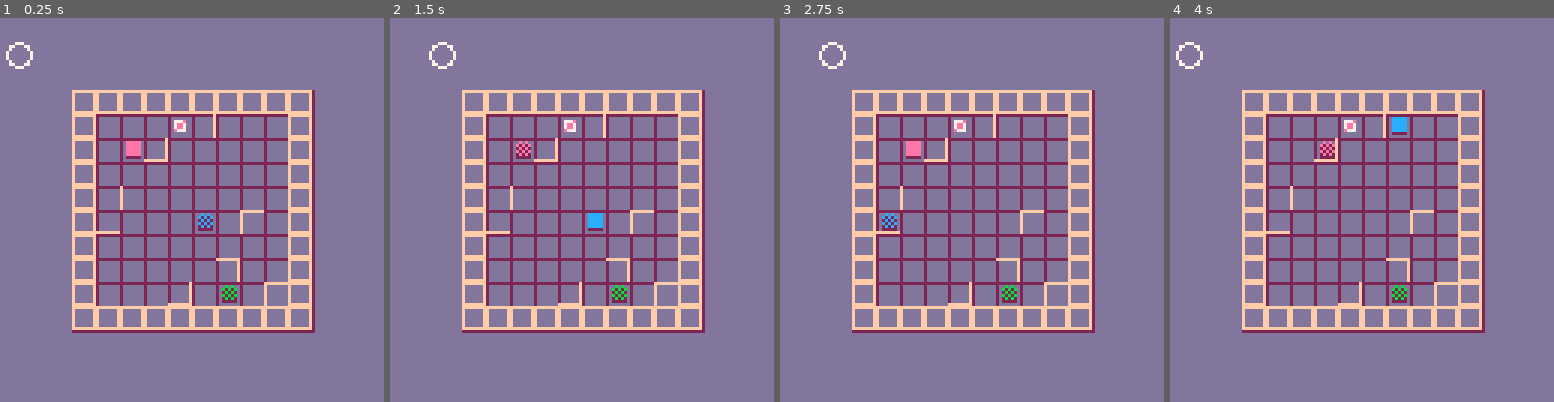
Above: before the commit, frames 1-4 (left to right).
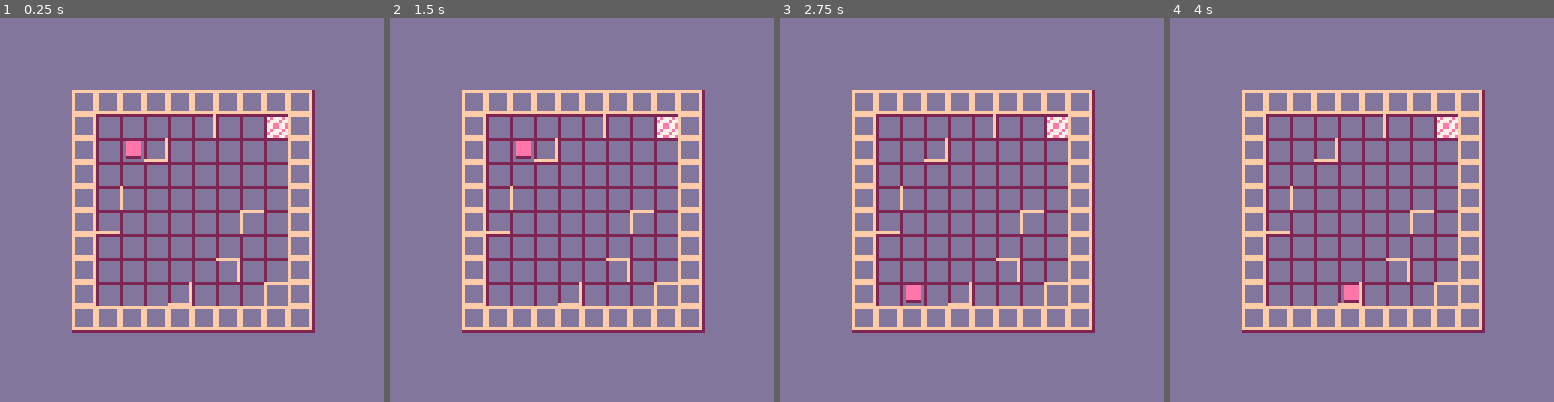
Above: after the commit, the same moments.

Repository: danslocombe/ld45
Game: PICO-8 cartridge robots.p8
The game is run twice, just before and just after one commit, with the same random seed, the same clock (stepped at 60 frames per second) and the same inputs.
Inputs:
- Up to frame 1 (0.25 s): no input
- Up to frame 2 (1.5 s): tap O (Z key) at 0.33, 0.7, 1.43 s; tap X (X key) at 1.07 s
- Up to frame 3 (2.75 s): hold Left 1.97-2.37 s; tap X (X key) at 2.07, 2.4, 2.73 s; tap O (Z key) at 2.22 s; hold Down from 2.42 s (still down)
- Up to frame 4 (4 s): release Down at 2.82 s; hold Right 2.87-3.53 s; tap X (X key) at 3.07, 3.4, 3.73 s; tap O (Z key) at 3.1, 3.98 s; hold Up from 3.58 s (still down)

The runs differ from the first frame. In frame 1, 0.9% of the frame differs, in the area x 1-75%, y 6-75%; in frame 2, 1.0%; in frame 3, 1.2%, in the area x 10-75%, y 6-75%; in frame 4, 1.2%.

Commit message:
Levelling

Diff:
--- a/robots.p8
+++ b/robots.p8
@@ -1,6 +1,16 @@
 pico-8 cartridge // http://www.pico-8.com
 version 16
 __lua__
+
+-- an adaptation of the amazing ricochet robots
+
+debug = true
+
+function print_debug(s)
+  if debug then
+    printh(s)
+  end
+end
 
 none=0
 left=1
@@ -8,12 +18,33 @@
 up=3
 down=4
 
-flags_border_none   = 0
+flags_border_none   = 0x00
 flags_border_left   = 0x01
 flags_border_right  = 0x02
 flags_border_top    = 0x04
 flags_border_bottom = 0x08
 flags_border_all = bor(flags_border_left, bor(flags_border_right, bor(flags_border_top, flags_border_bottom)))
+
+unlock_robot = 0
+unlock_tile = 1
+
+robot_cols = {
+  14,
+  12,
+  11,
+}
+
+unlock_pattern = {
+  unlock_robot,
+  unlock_tile,
+  unlock_robot,
+  unlock_tile,
+  unlock_tile,
+  unlock_robot,
+  unlock_tile,
+  unlock_tile,
+  unlock_robot,
+}
 
 -- tile chars:
 -- l / r / t / b for single
@@ -33,10 +64,31 @@
 ]],
 }
 
+function reset()
+  print_debug("resetting..")
+  grid = {}
+  drawables = {}
+  cur_state = {
+    t = 0,
+    robots = {
+      create_robot(2, 2, 1, 14),
+      --create_robot(5, 5, 2, 12),
+      --create_robot(6, 8, 3, 11),
+    },
+  }
+
+  history = {}
+
+  target_x = 1
+  target_y = 1
+  target_id = 1
+  level = 0
+end
+
 function _init()
   reset()
   load_tile(0, 0, tiles[1])
-  local target_robot = 1 + flr(rnd(3))
+  local target_robot = 1 -- + flr(rnd(3))
   generate_target(target_robot)
 
   t = 0
@@ -45,8 +97,10 @@
 
 function _update60()
   --if t % 4 == 0 then
-    --printh(stat(7))
+    --print_debug(stat(7))
   --end
+
+  t += 1
 
   local ndir = none
   if btnp(0) then
@@ -58,34 +112,50 @@
   elseif btnp(3) then
     ndir = down
   elseif btnp(4) then
-    selected_robot_id = 1 + ((selected_robot_id - 2) % #cur_state.robots)
-    printh("selecting " .. selected_robot_id)
+    --selected_robot_id = 1 + ((selected_robot_id - 2) % #cur_state.robots)
+    --print_debug("selecting " .. selected_robot_id)
+    if #history > 0 then
+      cur_state = history[#history]
+      del(history, cur_state)
+    end
   elseif btnp(5) then
     selected_robot_id = 1 + ((selected_robot_id) % #cur_state.robots)
-    printh("selecting " .. selected_robot_id)
+    print_debug("selecting " .. selected_robot_id)
   end
 
   if ndir != none then
+
+    local old_state = cur_state
     cur_state = move_robot(ndir, selected_robot_id, cur_state)
-  end
-end
-
-function reset()
-  printh("resetting..")
-  grid = {}
-  drawables = {}
-  cur_state = {
-    t = 0,
-    robots = {
-      create_robot(2, 2, 1, 14),
-      create_robot(5, 5, 2, 12),
-      create_robot(6, 8, 3, 11),
-    },
-  }
-
-  target_x = 1
-  target_y = 1
-  target_id = 1
+
+    -- todo only add to history if states are different
+    add(history, old_state)
+
+    -- check goal
+    for i,r in pairs(cur_state.robots) do
+      if r.id == target_id then
+        if r.x == target_x and r.y == target_y then
+          next_level()
+        end
+
+        break
+      end
+    end
+  end
+end
+
+function next_level()
+  level += 1
+  local unlock = unlock_pattern[level]
+  if unlock == unlock_robot then
+      local rx = 2
+      local ry = 2
+      local rid = #cur_state.robots + 1
+      add(cur_state.robots, create_robot(rx, ry, rid, robot_cols[rid]))
+  end
+  local target_robot = 1 + flr(rnd(#cur_state.robots))
+  generate_target(target_robot)
+  history = {}
 end
 
 function create_robot(x, y, id, col)
@@ -193,40 +263,7 @@
   return false
 end
 
--- draw --
-
-function _draw()
-  cls(13)
-
-  local scale = 8
-  local x0 = 3
-  local y0 = 3
-
-  local bgsize = 10
-  for i = 0,10 do
-    local bgcol = 2
-    line((x0 + i) * scale, y0 * scale, (x0 + i) * scale, (y0 + bgsize) * scale, bgcol)
-    line(x0 * scale, (y0 + i) * scale, (x0 + bgsize) * scale, (y0 + i) * scale, bgcol)
-  end
-
-  for i,cell in pairs(grid) do
-    draw_cell(x0, y0, scale, cell)
-  end
-
-  for i,b in pairs(drawables) do
-    b.draw()
-  end
-
-  draw_state(x0, y0, scale, cur_state)
-
-  t = t + 1
-  circ(12 + 8 * sin(t / 100), 12, 4, 7)
-
-end
-
 function move_robot(dir, id, state)
-  --local pos_clear =
-
   local player = state.robots[id]
   for i,r in pairs(state.robots) do
     if r.id == id then
@@ -261,7 +298,7 @@
   }
 
   -- copy over non-moving robots into new state
-  -- as robots are immutable we can reference old
+  -- as robots are immutable we can reference existing objs
   for i,r in pairs(state.robots) do
     if r.id != id then
       add(new_state.robots, r)
@@ -269,6 +306,33 @@
   end
 
   return new_state
+end
+
+-- draw --
+
+function _draw()
+  cls(13)
+
+  local scale = 8
+  local x0 = 3
+  local y0 = 3
+
+  local bgsize = 10
+  for i = 0,10 do
+    local bgcol = 2
+    line((x0 + i) * scale, y0 * scale, (x0 + i) * scale, (y0 + bgsize) * scale, bgcol)
+    line(x0 * scale, (y0 + i) * scale, (x0 + bgsize) * scale, (y0 + i) * scale, bgcol)
+  end
+
+  for i,cell in pairs(grid) do
+    draw_cell(x0, y0, scale, cell)
+  end
+
+  for i,b in pairs(drawables) do
+    b.draw()
+  end
+
+  draw_state(x0, y0, scale, cur_state)
 end
 
 function draw_state(xoffset, yoffset, scale, state)
@@ -278,7 +342,7 @@
     local y0 = (r.y + yoffset + 0.25) * scale
     local x1 = (r.x + xoffset + 0.75) * scale
     local y1 = (r.y + yoffset + 0.75) * scale
-    rectfill(x0, y0, x1, y1, 2)
+    rectfill(x0, y0 - 1, x1, y1, 2)
     if selected_robot_id != r.id then
       fillp(0b0101101001011010.1)
     end
@@ -288,10 +352,10 @@
 end
 
 function draw_target(xoffset, yoffset, scale, cur_state)
-  local x0 = (target_x + xoffset + 0.33) * scale
-  local y0 = (target_y + yoffset + 0.33) * scale
-  local x1 = (target_x + xoffset + 0.66) * scale
-  local y1 = (target_y + yoffset + 0.66) * scale
+  local x0 = (target_x + xoffset + 0.13) * scale
+  local y0 = (target_y + yoffset + 0.13) * scale
+  local x1 = (target_x + xoffset + 0.96) * scale
+  local y1 = (target_y + yoffset + 0.96) * scale
   rectfill(x0, y0, x1, y1, 7)
 
   -- lookup color of target
@@ -306,7 +370,6 @@
   fillp(0b0110110110110110.1)
     rectfill(x0, y0, x1, y1, col)
   fillp()
-  --rectfill(x0, y0 - 1, x1, y1 - 1, 12)
 end
 
 function draw_cell(xoffset, yoffset, scale, cell)
